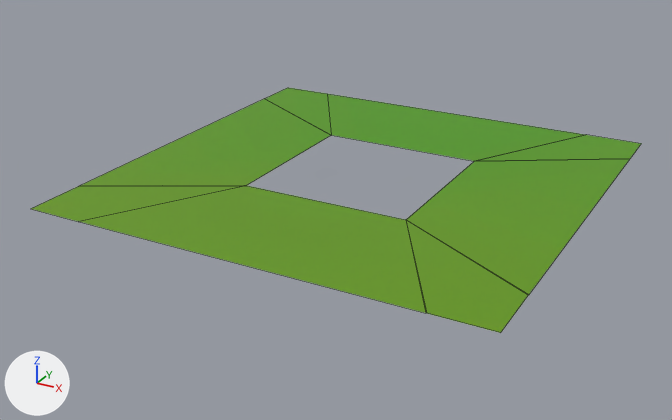
Two versions of the FBX model Assets/MemoriaGame/Meshs/PisoPerforado.fbx, one commit apart.
Before and after are seen from a 50 mm camera at (0.173, -0.348, 0.216) aimed at (-0.008, -0.02, 0.052). Arrows for +X, +Y and +Z are at lower left; the lights stay in place. Mesh edges are drawn as thin lines. Where no turn or scale is listed for an object, it has been applied to the vertices.

The first picture shows 'pasted__fondoverde'.
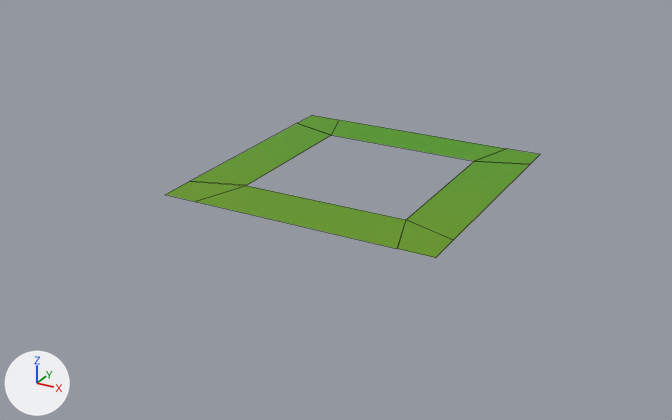
Commit message: Nuevo piso y distribución

Boxes [x1, y1, x2, y2] around the edits, measured in the pictures (672 x 420 px):
'pasted__fondoverde', reshaped (38% narrower, 41% shorter): before [31, 88, 641, 333]; after [165, 115, 540, 258]

The change, as a list of edits to the scene's bpy script:
```text
Change me_mesh:
    where me_mesh.from_pydata(...)  # 32 vertices, 16 faces; spans x -0.099..0.098, y -0.107..0.09, z 0.009
    used by ob_pasted__fondoverde; location = (0.0, 0.0, 0.0577)
    me_mesh part 1
    me_mesh.vertices[0].co: (-0.099, -0.107, 0.009) -> (-0.061, -0.069, 0.009)  # pixel (30, 208) -> pixel (164, 194)
    me_mesh.vertices[1].co: (0.098, -0.107, 0.009) -> (0.06, -0.069, 0.009)  # pixel (500, 332) -> pixel (435, 257)
    me_mesh.vertices[2].co: (-0.099, 0.09, 0.009) -> (-0.061, 0.052, 0.009)  # pixel (288, 87) -> pixel (312, 115)
    me_mesh.vertices[3].co: (0.098, 0.09, 0.009) -> (0.06, 0.052, 0.009)  # pixel (641, 143) -> pixel (540, 154)
    me_mesh.vertices[4].co: (0.098, -0.08, 0.009) -> (0.06, -0.053, 0.009)  # pixel (528, 295) -> pixel (453, 240)
    me_mesh.vertices[5].co: (-0.099, -0.08, 0.009) -> (-0.061, -0.053, 0.009)  # pixel (78, 186) -> pixel (189, 181)
    me_mesh.vertices[6].co: (0.098, 0.066, 0.009) -> (0.06, 0.038, 0.009)  # pixel (630, 158) -> pixel (530, 164)
    me_mesh.vertices[7].co: (-0.099, 0.065, 0.009) -> (-0.061, 0.037, 0.009)  # pixel (264, 98) -> pixel (297, 123)
    me_mesh.vertices[8].co: (0.072, 0.09, 0.009) -> (0.044, 0.052, 0.009)  # pixel (586, 134) -> pixel (506, 148)
    me_mesh.vertices[11].co: (0.073, -0.107, 0.009) -> (0.045, -0.069, 0.009)  # pixel (426, 313) -> pixel (397, 248)
    me_mesh.vertices[12].co: (-0.074, 0.09, 0.009) -> (-0.046, 0.052, 0.009)  # pixel (327, 93) -> pixel (338, 119)
    me_mesh.vertices[15].co: (-0.074, -0.107, 0.009) -> (-0.046, -0.069, 0.009)  # pixel (78, 221) -> pixel (195, 201)
    me_mesh.vertices[17].co: (-0.073, 0.09, 0.009) -> (-0.045, 0.052, 0.009)  # pixel (327, 93) -> pixel (339, 119)
    me_mesh.vertices[19].co: (-0.099, 0.065, 0.009) -> (-0.061, 0.037, 0.009)  # pixel (264, 98) -> pixel (296, 123)
    me_mesh.vertices[21].co: (-0.099, -0.08, 0.009) -> (-0.061, -0.053, 0.009)  # pixel (78, 186) -> pixel (189, 181)
    me_mesh.vertices[23].co: (-0.074, -0.107, 0.009) -> (-0.046, -0.069, 0.009)  # pixel (78, 221) -> pixel (195, 201)
    me_mesh.vertices[25].co: (0.073, -0.107, 0.009) -> (0.045, -0.069, 0.009)  # pixel (425, 313) -> pixel (396, 248)
    me_mesh.vertices[27].co: (0.098, -0.08, 0.009) -> (0.06, -0.052, 0.009)  # pixel (529, 294) -> pixel (453, 239)
    me_mesh.vertices[29].co: (0.098, 0.066, 0.009) -> (0.06, 0.038, 0.009)  # pixel (630, 158) -> pixel (530, 164)
    me_mesh.vertices[31].co: (0.071, 0.09, 0.009) -> (0.044, 0.052, 0.009)  # pixel (585, 134) -> pixel (506, 148)
```
